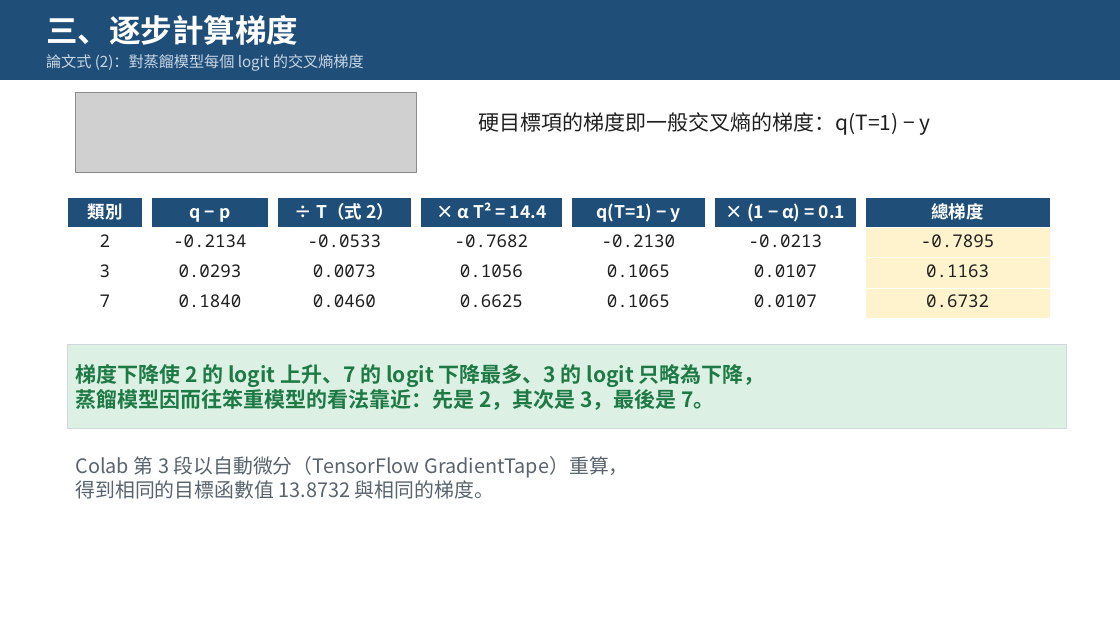
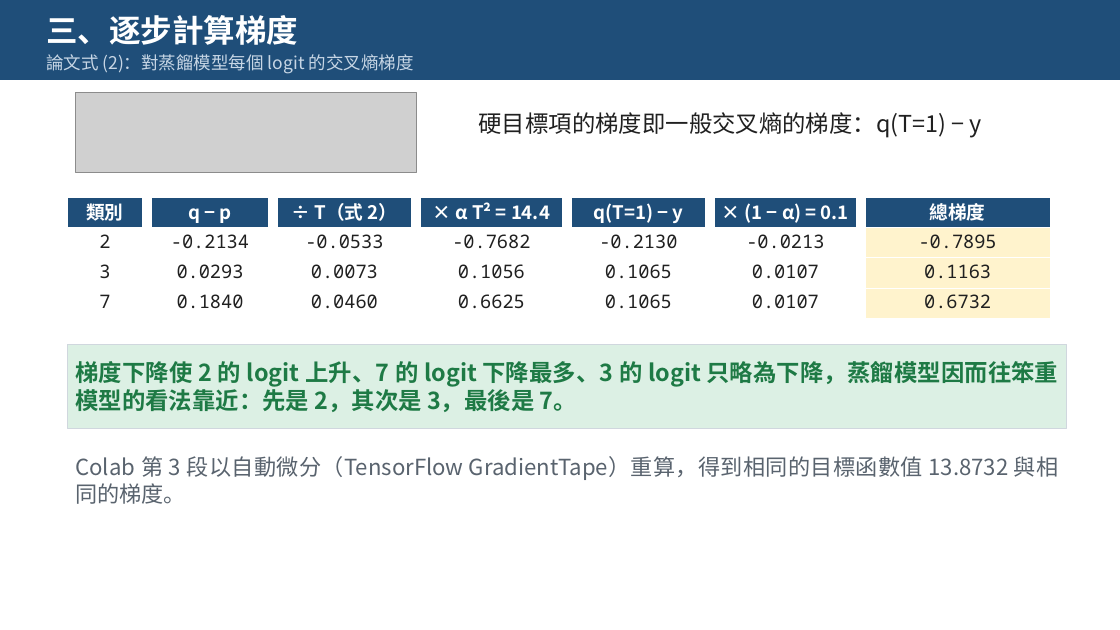
Before and after one commit to pychang-ai/115-1_DLMA, a slide deck: slide 16 of topics/knowledge-distillation/課外主題_知識蒸餾.pptx. Drawn at 1120x630 pixels with LibreOffice and Linux fonts; fonts in the diff are those of the drawing; grey boxes stand for pictures. Boxes give left, top, right and bottom in pixels: in the first picture for what was removed or moved away, otherwise in the second. Text is boxed around its words. In the diff, an @@ line names an element or a change of style, - is before the commit and + after.

```diff
--- a/topics/knowledge-distillation/課外主題_知識蒸餾.pptx
+++ b/topics/knowledge-distillation/課外主題_知識蒸餾.pptx
@@ text "論文式 (2)：對蒸餾模型每個 logit 的交叉熵梯度" at [46,54,414,74]: size 13 to 15 pt @@
@@ text "硬目標項的梯度即一般交叉熵的梯度：q(T=1) − y" at [479,112,982,138]: size 18 to 20 pt @@
@@ table at [67,197,143,318] @@
@@ size 15 to 16 pt @@
@@ table at [151,197,269,318] @@
@@ size 15 to 16 pt @@
@@ table at [277,197,412,318] @@
@@ size 15 to 16 pt @@
@@ table at [420,197,563,318] @@
@@ size 15 to 16 pt @@
@@ table at [571,197,706,318] @@
@@ size 15 to 16 pt @@
@@ table at [714,197,857,318] @@
@@ size 15 to 16 pt @@
@@ table at [865,197,1050,318] @@
@@ size 15 to 16 pt @@
@@ text in rectangle at [75,361,1058,412]: text changed; size 18 to 20 pt @@
-梯度下降使 2 的 logit 上升、7 的 logit 下降最多、3 的 logit 只略為下降，
-蒸餾模型因而往笨重模型的看法靠近：先是 2，其次是 3，最後是 7。
+梯度下降使 2 的 logit 上升、7 的 logit 下降最多、3 的 logit 只略為下降，蒸餾模型因而往笨重模型的看法靠近：先是 2，其次是 3，最後是 7。
@@ text at [75,456,1059,504]: text changed; size 17 to 19 pt @@
-Colab 第 3 段以自動微分（TensorFlow GradientTape）重算，
-得到相同的目標函數值 13.8732 與相同的梯度。
+Colab 第 3 段以自動微分（TensorFlow GradientTape）重算，得到相同的目標函數值 13.8732 與相同的梯度。
```
Also in this commit, not shown: 22 other slides changed, 7 other files.
